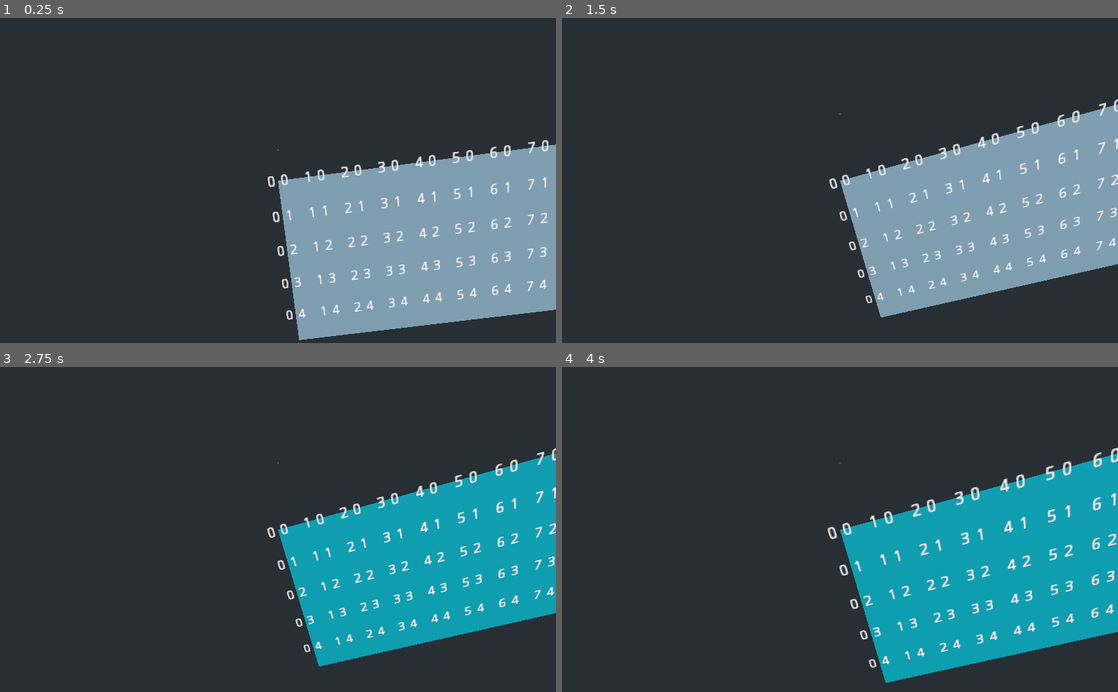
Above: before the commit, frames 1-4 (two rows, left to right).
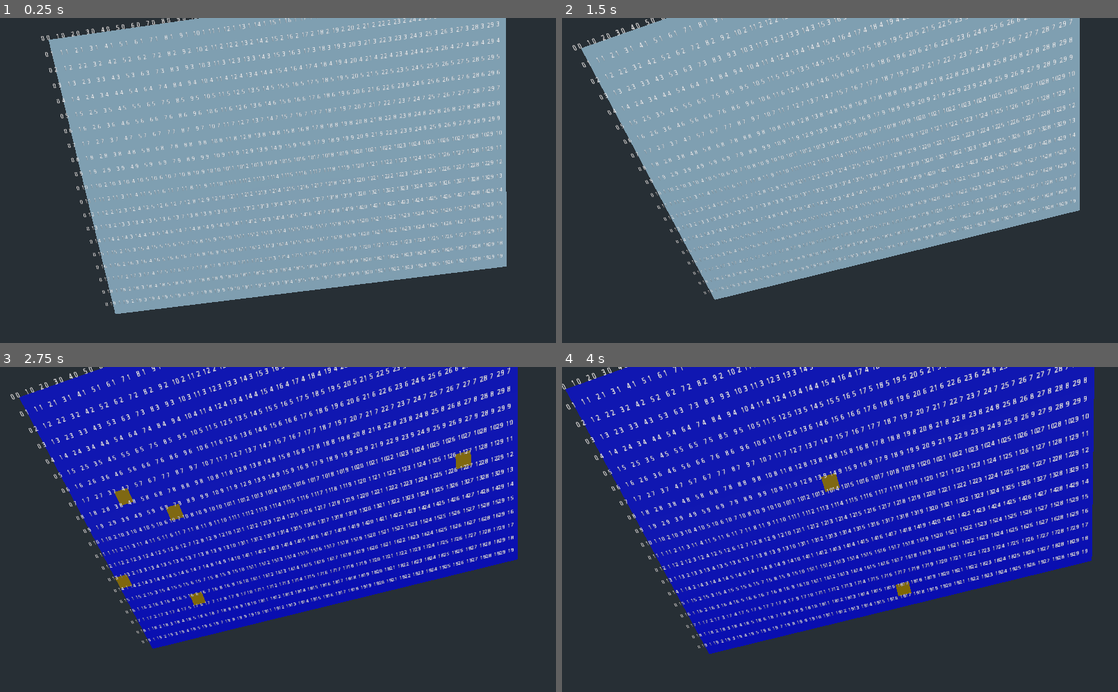
Above: after the commit, the same moments.

Repository: nestorac/earth
Game: Godot game, scene res://Globe.tscn
Same seed, same stepped clock (60 frames per second), same inputs: the game is played once before the commit and once after it.
Inputs (mouse positions are in pixels of both pictures, inside the frame that each line leads up to):
- Up to frame 1 (0.25 s): no input
- Up to frame 2 (1.5 s): move the mouse to (962, 164) at 0.52 s; hold W (set_forest) 0.53-1.28 s; tap Enter at 1.25 s; move the mouse to (728, 196) at 1.27 s; tap E (set_land) at 1.35 s
- Up to frame 3 (2.75 s): tap Space (spawn_cells) at 2 s; move the mouse to (333, 458) at 2.02 s; hold Q (set_sea) from 2.03 s (still down)
- Up to frame 4 (4 s): tap Enter at 2.75 s; move the mouse to (812, 594) at 2.77 s; release Q (set_sea) at 2.78 s; tap Space (spawn_cells) at 2.85, 3.5 s; move the mouse to (1006, 578) at 3.52 s; hold Mouse wheel down (zoom_in) from 3.53 s (still down)

The runs differ from the first frame. In frame 1, 62% of the frame differs, in the area x 7-100%, y 0-100%; in frame 2, 59%; in frame 3, 69%; in frame 4, 75%, in the area x 0-100%, y 0-98%.
Error in both runs: Attempt to call function 'get_surface_material' in base 'null instance' on a null instance. (res://Scripts/hexagon.gd:7)

Commit message:
Now, squares are ordered, we can access them and change terrain type.

Diff:
--- a/Globe.tscn
+++ b/Globe.tscn
@@ -20,7 +20,9 @@
 visible = false
 
 [node name="CamBase" type="Spatial" parent="."]
+transform = Transform( 1, 0, 0, 0, 1, 0, 0, 0, 1, 14, 10, 10 )
 script = ExtResource( 3 )
+max_zoom = 100
 
 [node name="Camera" type="Camera" parent="CamBase"]
 transform = Transform( 1, 0, 0, 0, 1.31134e-07, 1, 0, -1, 1.31134e-07, 0, 6.51013, -0.00842714 )
--- a/Scripts/MeshOfSquares.gd
+++ b/Scripts/MeshOfSquares.gd
@@ -1,10 +1,11 @@
 extends MultiMeshInstance
 
 var square = preload("res://Scenes/Square.tscn")
-export var width = 10
-export var height = 5
+export var width = 30
+export var height = 20
 
 enum {WATER, LAND, ICE, GRASS}
+export var islands = 5
 
 var squares = []
 
@@ -14,14 +15,29 @@
 #		for j in range(height):
 ##			squares[i][j].set_terrain(WATER)
 
-func update_terrains():
+
+func create_sea():
 	for child in get_children():
-		child.set_terrain(ICE)
-		print(child)
+		child.set_terrain(WATER)
+
+func random_land(terrain):
+	var array = get_children()
+	array.shuffle()
+	var random_land = array.front()
+	random_land.set_terrain(terrain)
+
+
+
+func update_terrains_random():
+	for child in get_children():
+		child.set_terrain(child.choose_random([WATER, LAND, ICE, GRASS]))
+
 
 func _process(delta):
 	if Input.is_action_pressed("update_terrains"):
-		update_terrains()
+		create_sea()
+		for i in islands:
+			random_land(LAND)
 
 func _ready():
 	var square_instance
@@ -43,8 +59,6 @@
 			square_instance.set_name("test_" + str(i) + "_" + str(j))
 
 
-#	print (squares)
-
 	for i in range(width):
 		for j in range(height):
 			if (i > 0):
@@ -61,7 +75,6 @@
 				left = null
 			if (j < height -1):
 				right = squares[i][j+1]
-				print (j)
 			else:
 				right = null
 			square_instance.set_neighbors(up, down, left, right)
--- a/Scripts/Square.gd
+++ b/Scripts/Square.gd
@@ -82,6 +82,9 @@
 	material.albedo_color = color
 
 
+func choose_random(array:Array):
+	array.shuffle()
+	return array.front()
 
 
 func load_fig():
